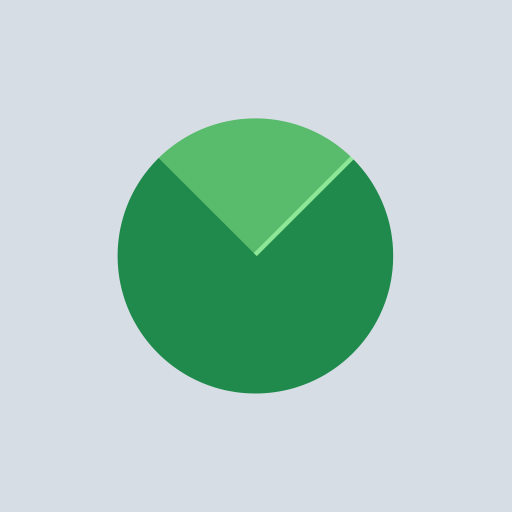
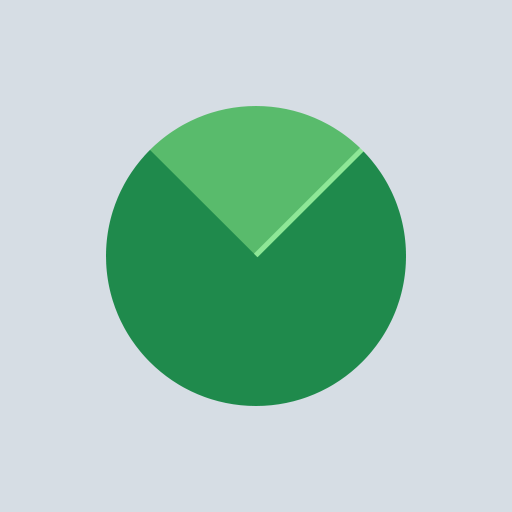
Before/after of a 512x512 layered artwork. What changed in the layer stack:
painted on "Rectangle 3 copy" over box(254, 106, 406, 257)
painted on "Rectangle 3" over box(106, 106, 406, 257)
painted on "Ellipse 8" over box(106, 106, 406, 406)
